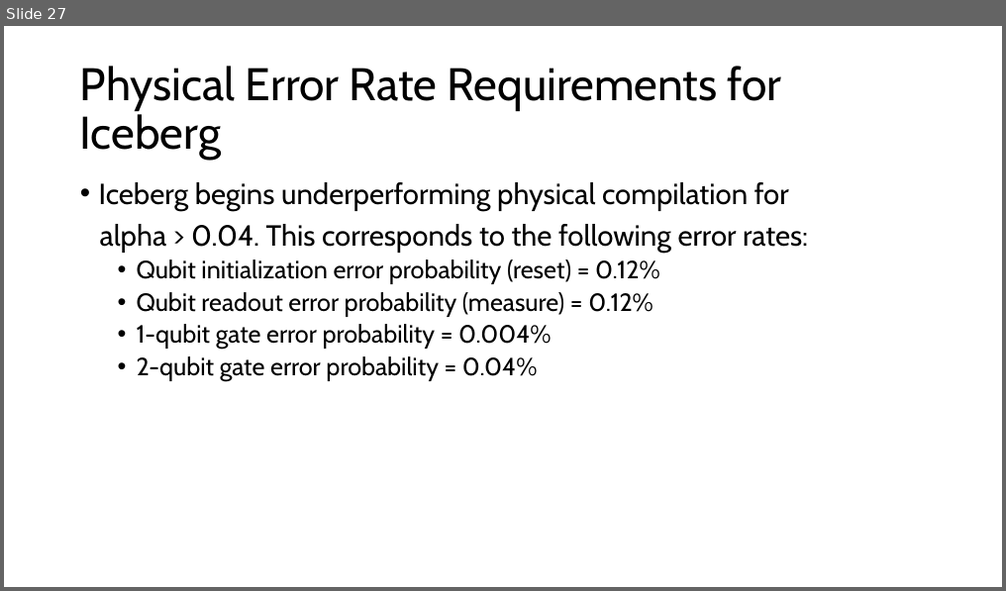
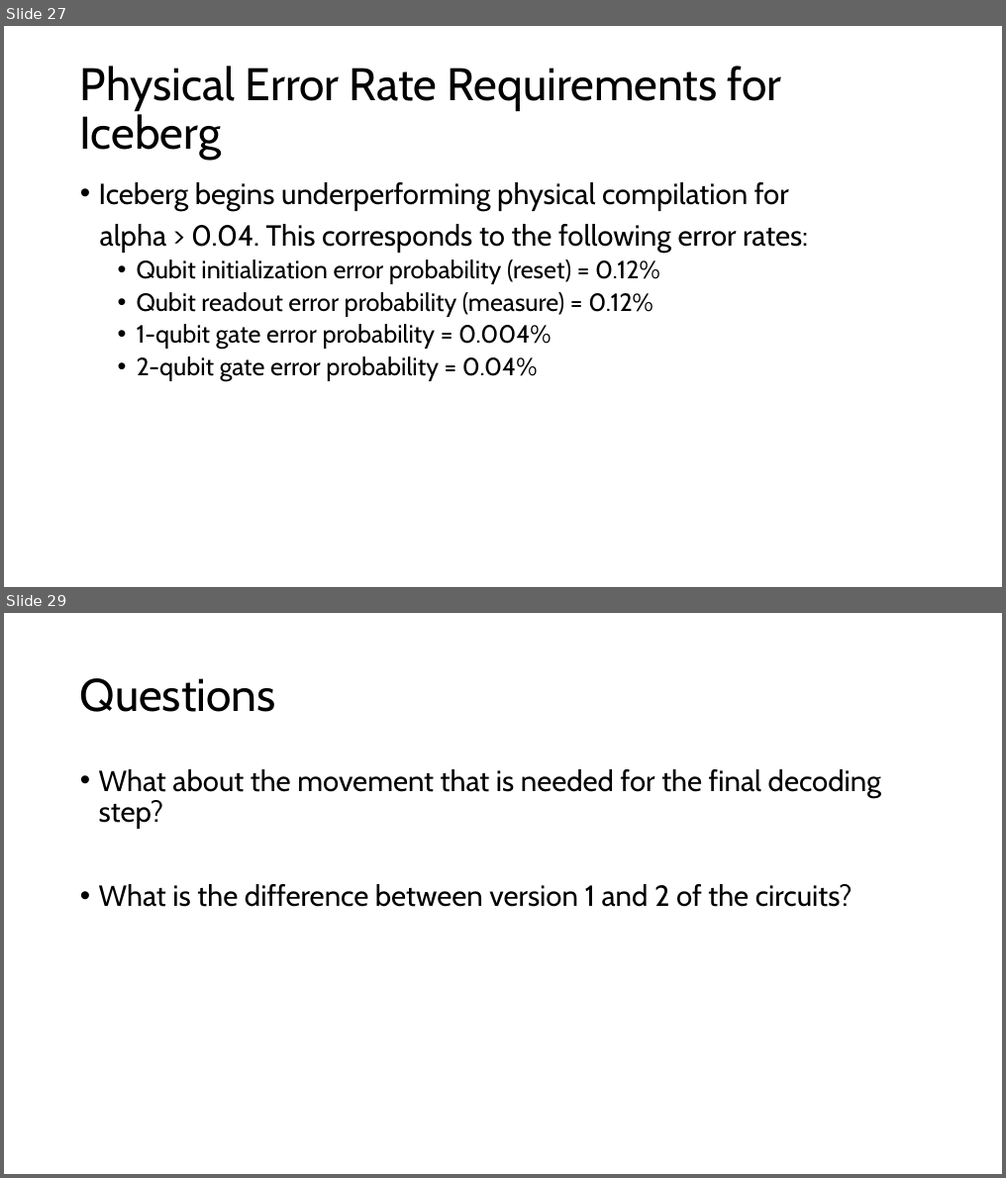
Before and after one commit to Baker-Group-UT/iceberg-compiler, a slide deck: direction.pptx. Shown one above the other, each under a label of ours: slide 27 before the commit, slides 27 and 29 after it; the slides between them are not shown. The pictures are 1006x591 and 1006x1178 pixels, drawn with LibreOffice and Linux fonts; fonts in the diff are those of the drawing. Boxes give left, top, right and bottom in pixels: in the first picture for what was removed or moved away, otherwise in the second. Text is boxed around its words. In the diff, an @@ line names an element or a change of style, - is before the commit and + after.

```diff
--- a/direction.pptx
+++ b/direction.pptx
@@ slide 29 added at box(4, 613, 1002, 1174), background #FFFFFF @@
@@ title added at box(80, 678, 276, 712), 44 pt, text #000000 @@
+Questions
@@ text added at box(99, 769, 881, 907), 28 pt, text #000000 @@
+• What about the movement that is needed for the final decoding step?
+• What is the difference between version 1 and 2 of the circuits?
```
Also in this commit, not shown: 1 other slide added, 2 other files.
